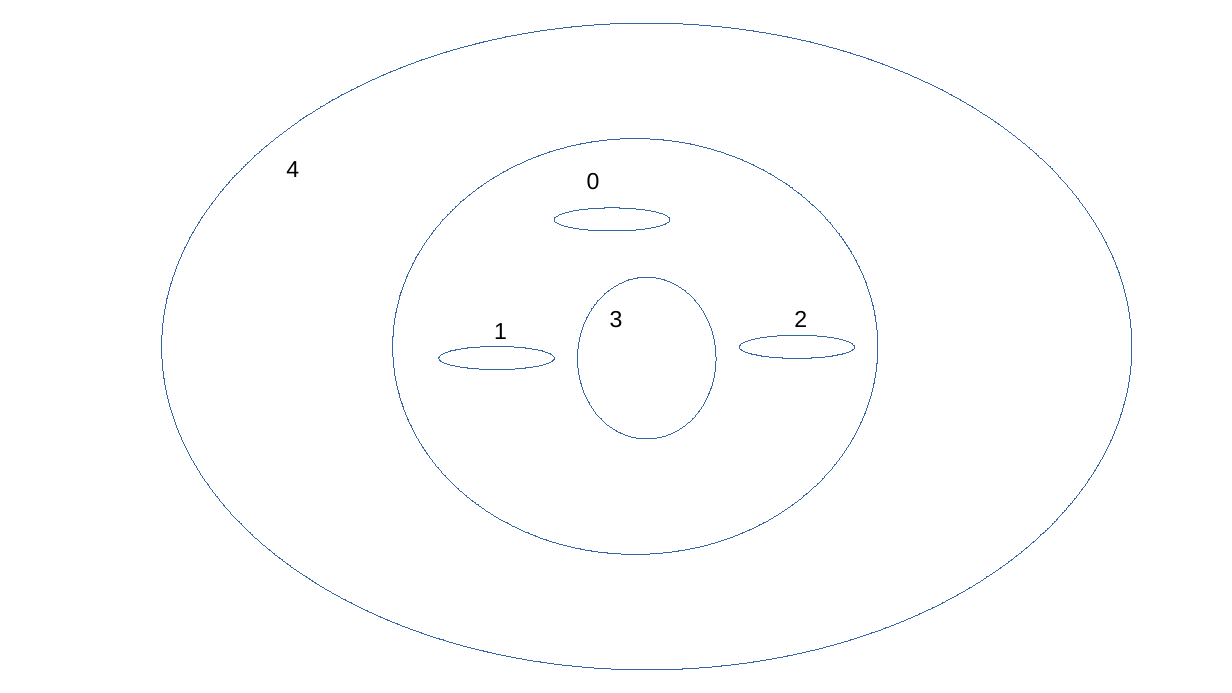
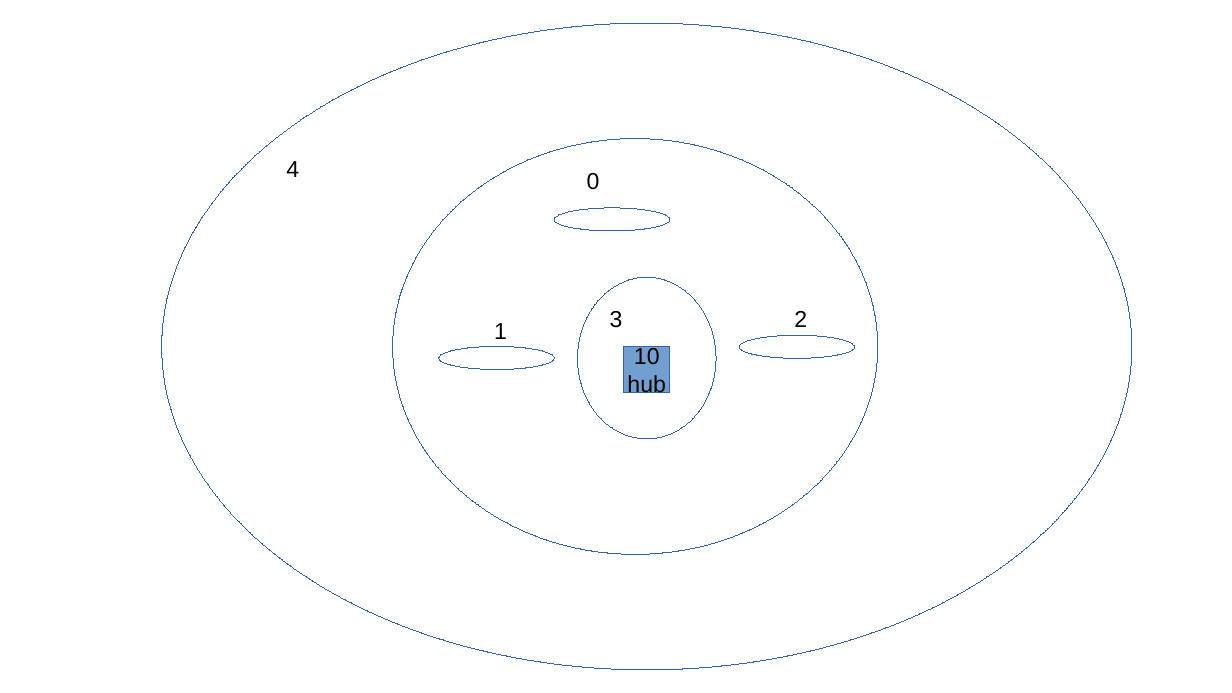
Before and after one commit to gaoak/Mesh2D, a slide deck: slide 1 of meshdivision.pptx. Drawn at 1232x693 pixels with LibreOffice and Linux fonts; fonts in the diff are those of the drawing. Boxes give left, top, right and bottom in pixels: in the first picture for what was removed or moved away, otherwise in the second. Text is boxed around its words. In the diff, an @@ line names an element or a change of style, - is before the commit and + after.

```diff
--- a/meshdivision.pptx
+++ b/meshdivision.pptx
@@ rectangle added at (624,347,670,393), fill #729FCF, outline #3465A4 0 pt, 18 pt, text #000000 @@
+10
+hub
```
Also in this commit, not shown: 3 other files.
